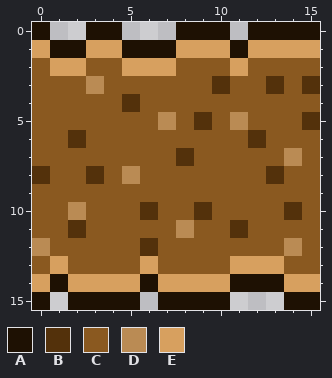
Pixel-art sprite -- tiles/dirt/dirt-05.png. This is how it looked before the edit.
The file is 16x16 pixels.
Palette (. is transparent): A #1e1103  B #53310b  C #8a5920  D #ba8b54  E #d7a05f
Pixels before, first column x 0:
 0 A..AA...AAA.AAAA
 1 EAAEEAAAEEEAEEEE
 2 CEECCEEECCCECCCC
 3 CCCDCCCCCCBCCBCB
 4 CCCCCBCCCCCCCCCC
 5 CCCCCCCDCBCDCCCB
 6 CCBCCCCCCCCCBCCC
 7 CCCCCCCCBCCCCCDC
 8 BCCBCDCCCCCCCBCC
 9 CCCCCCCCCCCCCCCC
10 CCDCCCBCCBCCCCBC
11 CCBCCCCCDCCBCCCC
12 DCCCCCBCCCCCCCDC
13 CECCCCECCCCEEECC
14 EAEEEEAEEEEAAAEE
15 A.AAAA.AAAA...AA
And afterwards:
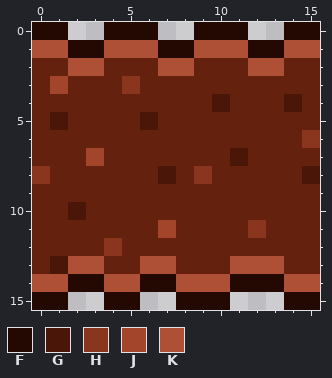
Colours new in this view: F #240902  G #4a1607  H #8a361e  J #a3452a  K #ae5035
The commit says: Changed dirt to red earth
Change:
colour C: #8a5920 -> #64210e
Changed rows in their new state; - is a pixel that keeps its letter.
first column x 0:
 0 FF-.FFF-.FFF..FF
 1 KKFFKKKFFKKKFFKK
 2 -CKK-CCKK--CKK--
 3 -J-C-H----C--C-C
 4 -----C----G---G-
 5 -G----GC-C-C---C
 6 --C---------C--H
 7 ---J----C--G--C-
 8 H--C-C-G-H---C-G
10 --G---C--C----C-
11 --C----JC--CH---
12 C---H-C-------C-
13 -GKK--KK---KKK--
14 KKFFKKFFKKKFFFKK
15 FF..FF-.FFF---FF
